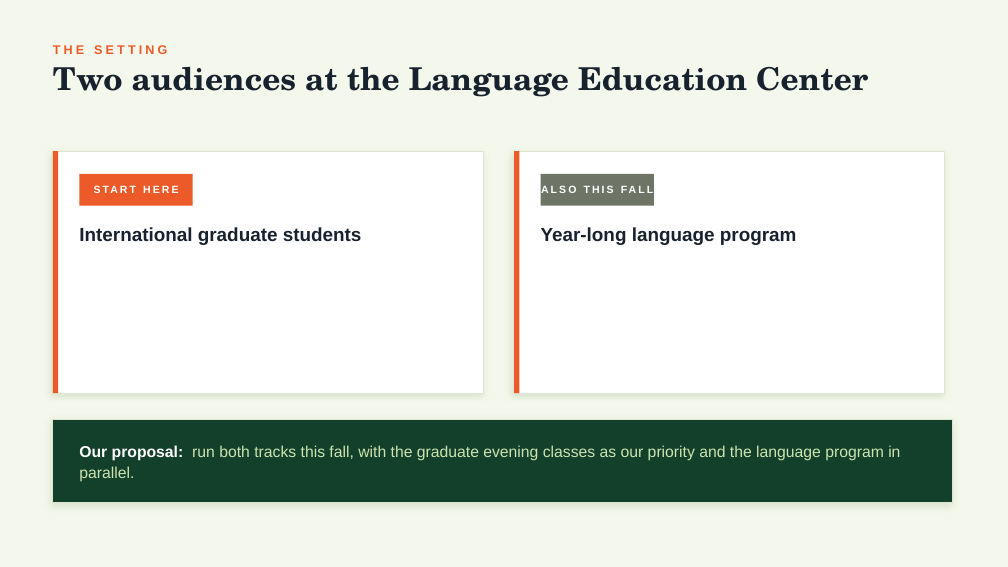
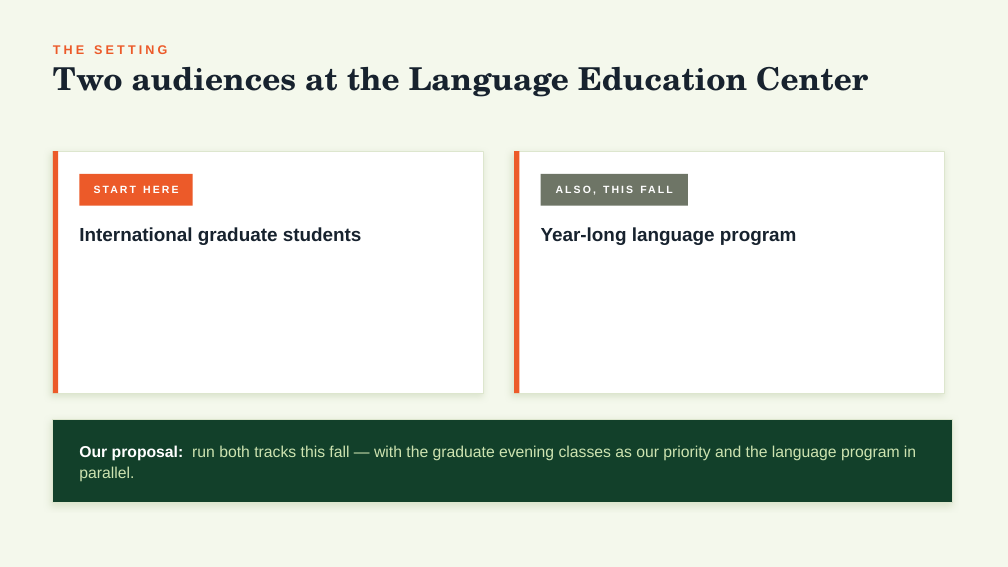
Before and after one commit to Ikechisaviour/Lingo-Booth1, a slide deck: slide 2 of kumoh-pilot/Kumoh_Pitch_Deck.pptx. Drawn at 1008x567 pixels with LibreOffice and Linux fonts; fonts in the diff are those of the drawing. Boxes give left, top, right and bottom in pixels: in the first picture for what was removed or moved away, otherwise in the second. Text is boxed around its words. In the diff, an @@ line names an element or a change of style, - is before the commit and + after.

```diff
--- a/kumoh-pilot/Kumoh_Pitch_Deck.pptx
+++ b/kumoh-pilot/Kumoh_Pitch_Deck.pptx
@@ text at (x1=541, y1=174, x2=688, y2=206): text changed @@
-ALSO THIS FALL
+ALSO, THIS FALL
@@ rectangle resized from (x1=541, y1=174, x2=654, y2=206) to (x1=541, y1=174, x2=688, y2=206) @@
@@ text at (x1=79, y1=445, x2=916, y2=481): text changed @@
-Our proposal: run both tracks this fall, with the graduate evening classes as our priority and the language program in parallel.
+Our proposal: run both tracks this fall — with the graduate evening classes as our priority and the language program in parallel.
```
Also in this commit, not shown: 6 other slides changed, 42 other files.
